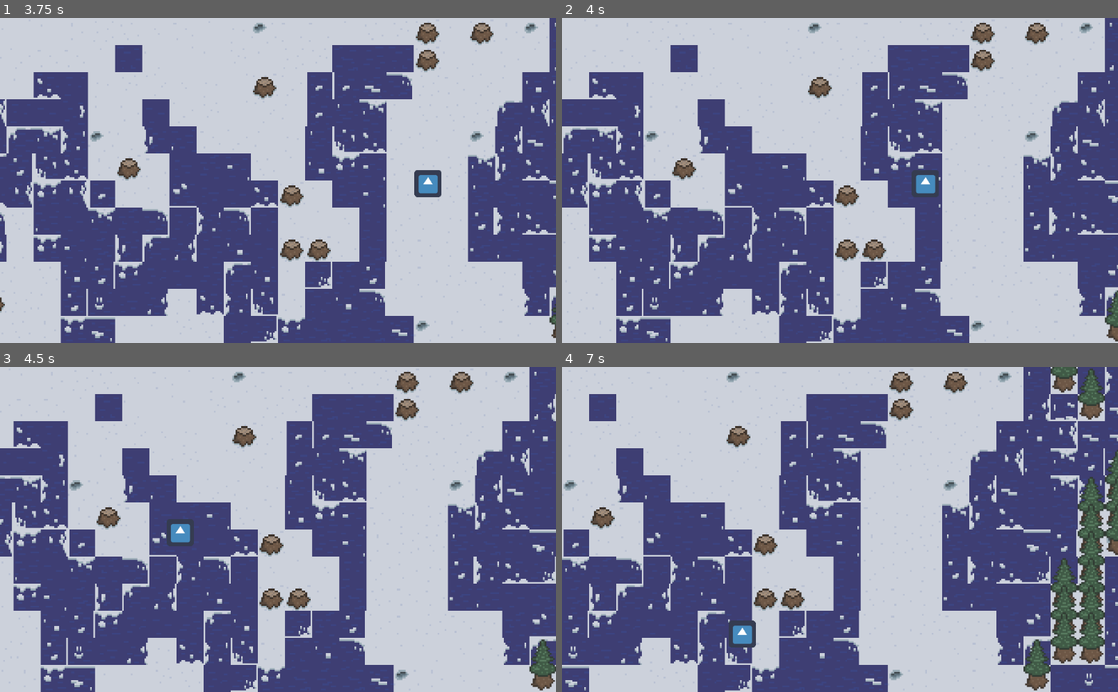
Above: before the commit, frames 1-4 (two rows, left to right).
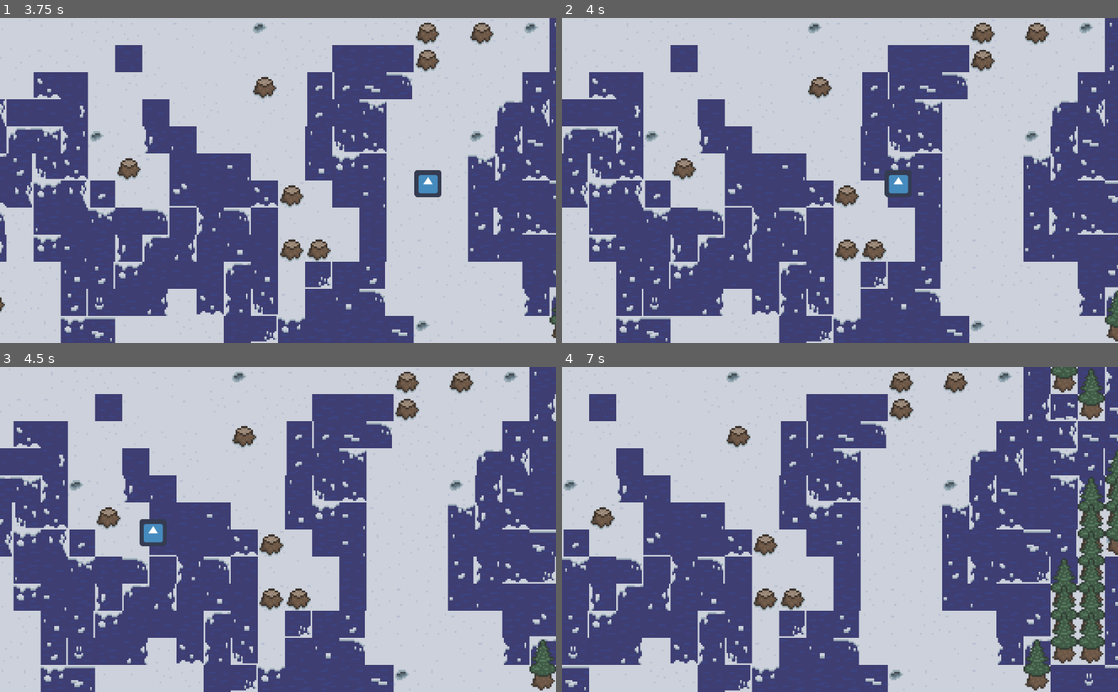
Above: after the commit, the same moments.

Repository: rchin157/gamejamNov2020
Game: Godot game, scene res://Level/Level.tscn
Two runs of this game, one before a commit and one after it. Both use one fixed random seed, a clock stepped at 60 frames per second and the inputs below. The project has no main scene, so this scene is started directly. The engine's default icon, where the game draws it, is replaced by a stand-in: a white triangle on a blue panel in a dark square.
Inputs:
- Up to frame 1 (3.75 s): hold Right (ui_right) 0.53-1.28 s; hold Down (ui_down) 1.28-2.03 s; hold Right (ui_right) 2.03-2.78 s; hold Up (ui_up) 2.78-3.53 s; hold Left (ui_left) from 3.53 s (still down)
- Up to frame 2 (4 s): keep holding Left (ui_left)
- Up to frame 3 (4.5 s): keep holding Left (ui_left)
- Up to frame 4 (7 s): release Left (ui_left) at 5.03 s; hold Down (ui_down) 5.03-5.78 s; hold Right (ui_right) 5.78-6.53 s; hold Up (ui_up) from 6.53 s (still down)

Frame 1 is identical in both runs. In frame 2, 0.8% of the frame differs, in the area x 58-68%, y 46-56%; in frame 3, 0.8%, in the area x 25-35%, y 46-56%; in frame 4, 0.4%.

Commit message:
tree work

Diff:
--- a/Scripts/Level.gd
+++ b/Scripts/Level.gd
@@ -107,5 +107,5 @@
 			return rng.randi_range(19, 51)
 
 func snap(scroll):
-	for ent in MultiplayerManager.in_world:
-		ent.bounce_back(-scroll)
+	for i in range(MultiplayerManager.in_world.size() - 1, -1, -1):
+		MultiplayerManager.in_world[i].bounce_back(-scroll)
--- a/Scripts/LevelEntity.gd
+++ b/Scripts/LevelEntity.gd
@@ -4,7 +4,6 @@
 # Declare member variables here. Examples:
 # var a = 2
 # var b = "text"
-
 
 # Called when the node enters the scene tree for the first time.
 func _ready():
@@ -13,7 +12,7 @@
 	pass # Replace with function body.
 
 func _dispose():
-	MultiplayerManager.in_world.remove(MultiplayerManager.in_world.find(self));
+	MultiplayerManager.in_world.erase(self)
 	queue_free();
 
 func _exit_tree():
